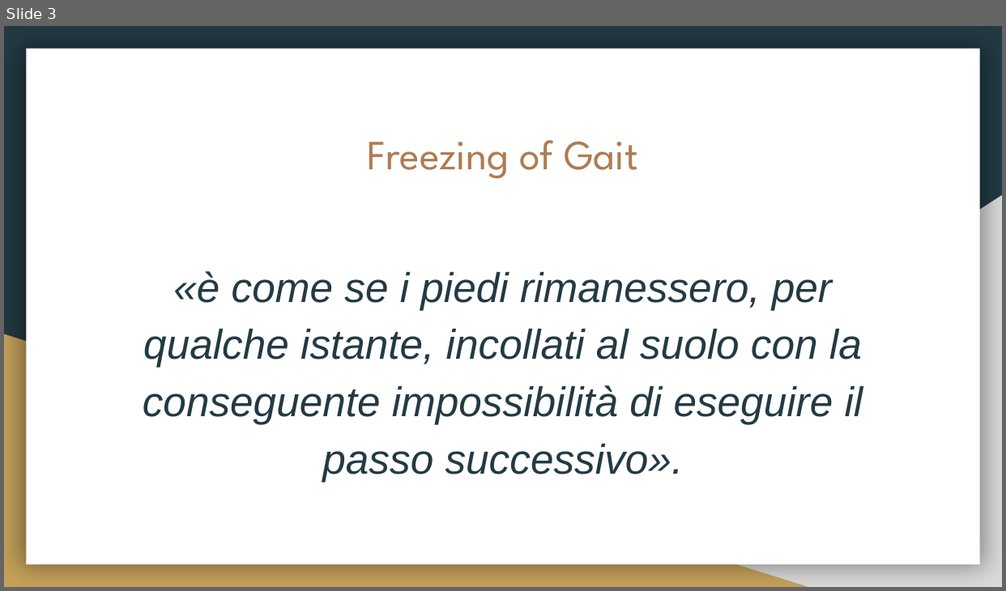
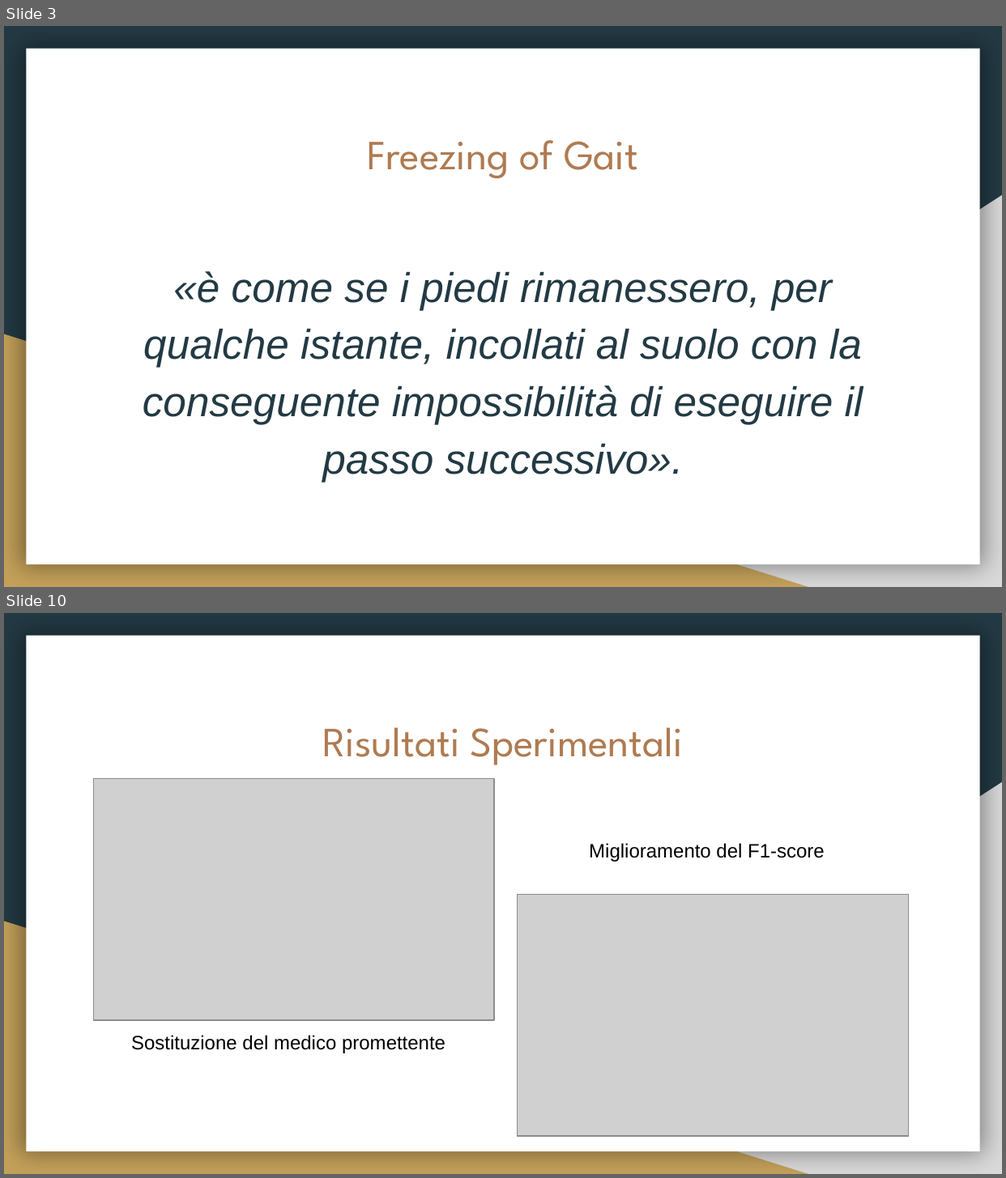
Before and after one commit to fuserale/tesi, a slide deck: tex_tesi/Apprendimento non supervisionato per l’identificazione di contesti di Freezing of Gait (FOG) in pazienti affetti da Morbo di Parkinson.pptx. Shown one above the other, each under a label of ours: slide 3 before the commit, slides 3 and 10 after it; the slides between them are not shown. The pictures are 1006x591 and 1006x1178 pixels, drawn with LibreOffice and Linux fonts; fonts in the diff are those of the drawing; grey boxes stand for pictures. Boxes give left, top, right and bottom in pixels: in the first picture for what was removed or moved away, otherwise in the second. Text is boxed around its words. In the diff, an @@ line names an element or a change of style, - is before the commit and + after.

```diff
--- a/tex_tesi/Apprendimento non supervisionato per l’identificazione di contesti di Freezing of Gait (FOG) in pazienti affetti da Morbo di Parkinson.pptx
+++ b/tex_tesi/Apprendimento non supervisionato per l’identificazione di contesti di Freezing of Gait (FOG) in pazienti affetti da Morbo di Parkinson.pptx
@@ slide 10 added at (4,613,1002,1174), background #233A44; not listed: 3 template elements that a slide beside it also shows @@
@@ title added at (322,727,683,765), 30 pt, text #AF7B51 @@
+Risultati Sperimentali
@@ picture added at (94,779,495,1020) @@
@@ text added at (589,843,825,862), 14 pt, text #000000 @@
+Miglioramento del F1-score
@@ picture added at (517,894,908,1136) @@
@@ text added at (131,1035,445,1054), 14 pt, text #000000 @@
+Sostituzione del medico promettente
```
Also in this commit, not shown: 7 slides changed, 1 other slide added, 2 slides removed, 8 other files.
